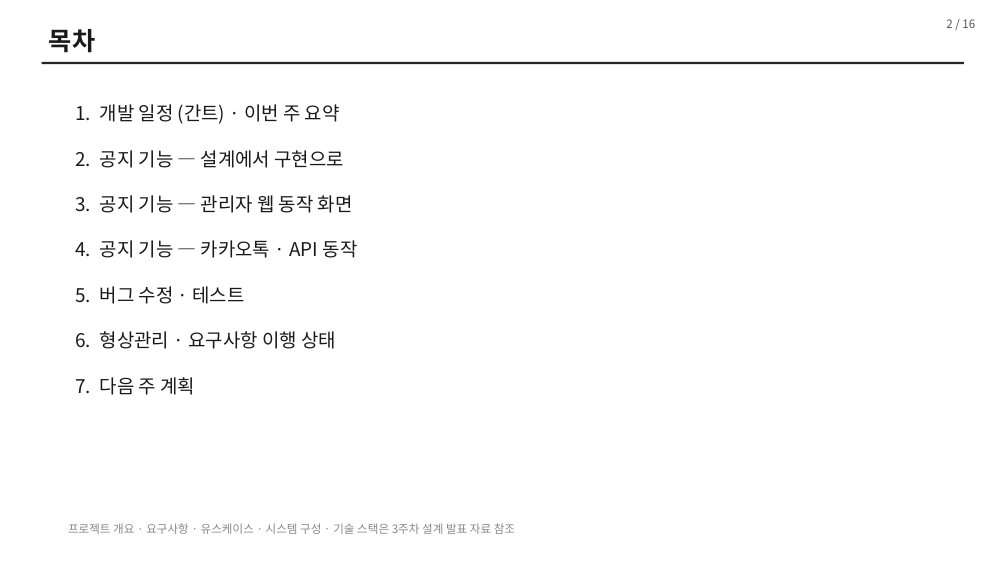
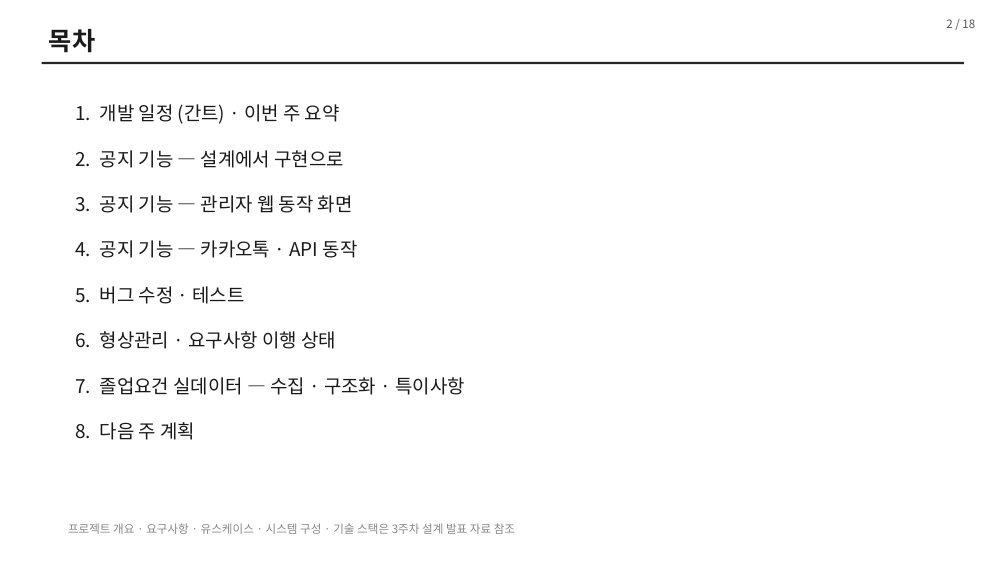
Before and after one commit to jaewonkyoung-alt/wise-faq-bot, a slide deck: slide 2 of slides/2021212843_경재원_4주차_진행보고.pptx. Drawn at 1008x567 pixels with LibreOffice and Linux fonts; fonts in the diff are those of the drawing. Boxes give left, top, right and bottom in pixels: in the first picture for what was removed or moved away, otherwise in the second. Text is boxed around its words. In the diff, an @@ line names an element or a change of style, - is before the commit and + after.

```diff
--- a/slides/2021212843_경재원_4주차_진행보고.pptx
+++ b/slides/2021212843_경재원_4주차_진행보고.pptx
@@ text at <box>75,377,465,440</box>: text changed @@
-7. 다음 주 계획
+7. 졸업요건 실데이터 — 수집 · 구조화 · 특이사항
+8. 다음 주 계획
```
Also in this commit, not shown: 13 other slides changed, 4 slides added, 2 slides removed, 14 other files.
